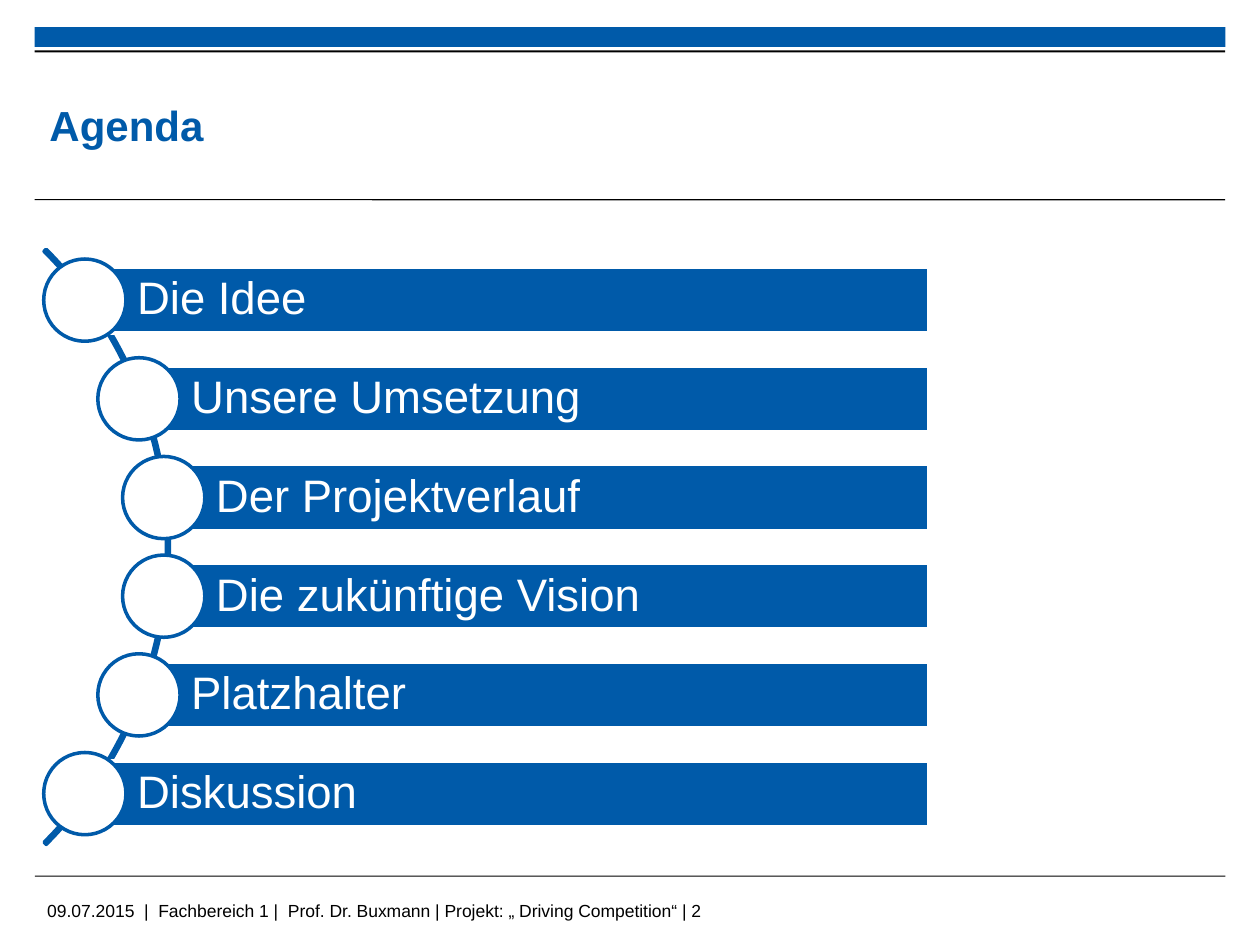
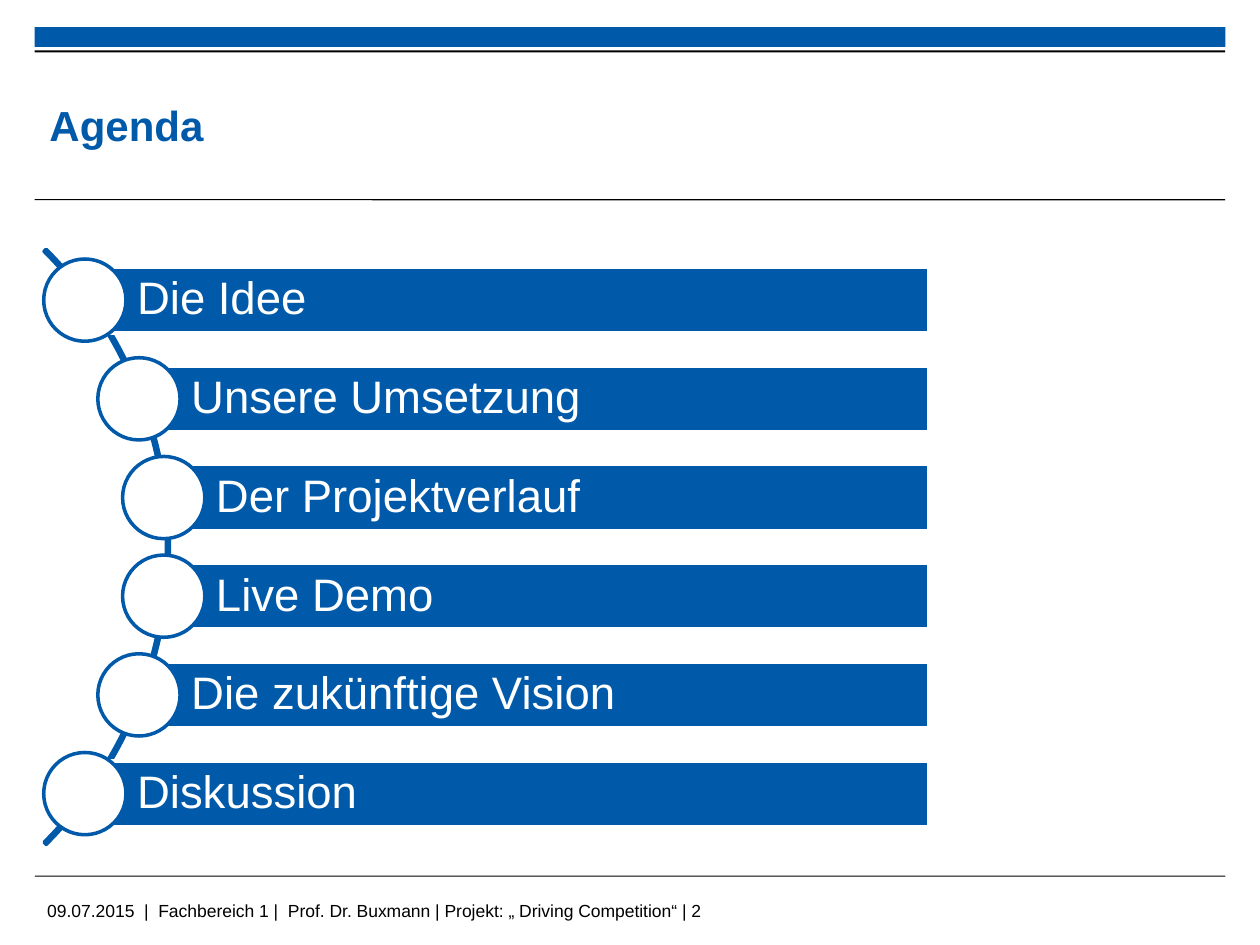
Before and after one commit to kolhagen/drivingcompetition, a slide deck: slide 2 of Big Data - Driving Compitiion.pptx. Drawn at 1260x945 pixels with LibreOffice and Linux fonts; fonts in the diff are those of the drawing; background and template pictures are left out. Boxes give left, top, right and bottom in pixels: in the first picture for what was removed or moved away, otherwise in the second. Text is boxed around its words. In the diff, an @@ line names an element or a change of style, - is before the commit and + after.

```diff
--- a/Big Data - Driving Compitiion.pptx
+++ b/Big Data - Driving Compitiion.pptx
@@ text added at bbox=[216, 578, 433, 612], 26 pt, text #FFFFFF @@
+Live Demo
@@ text "Die zukünftige Vision": place and size @@
-text "Die zukünftige Vision" at bbox=[216, 578, 640, 620]
+text "Die zukünftige Vision" at bbox=[191, 676, 615, 719]
@@ text removed at bbox=[191, 676, 406, 710] @@
-Platzhalter
```
Also in this commit, not shown: 9 other slides changed, 3 slides added.
